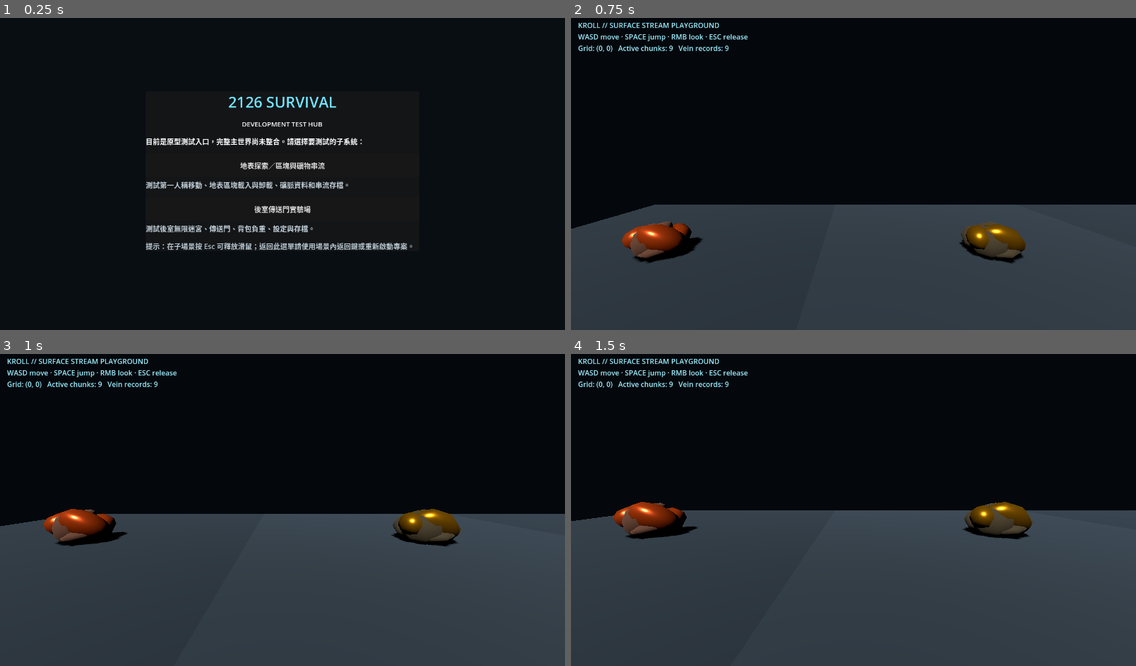
Above: before the commit, frames 1-4 (two rows, left to right).
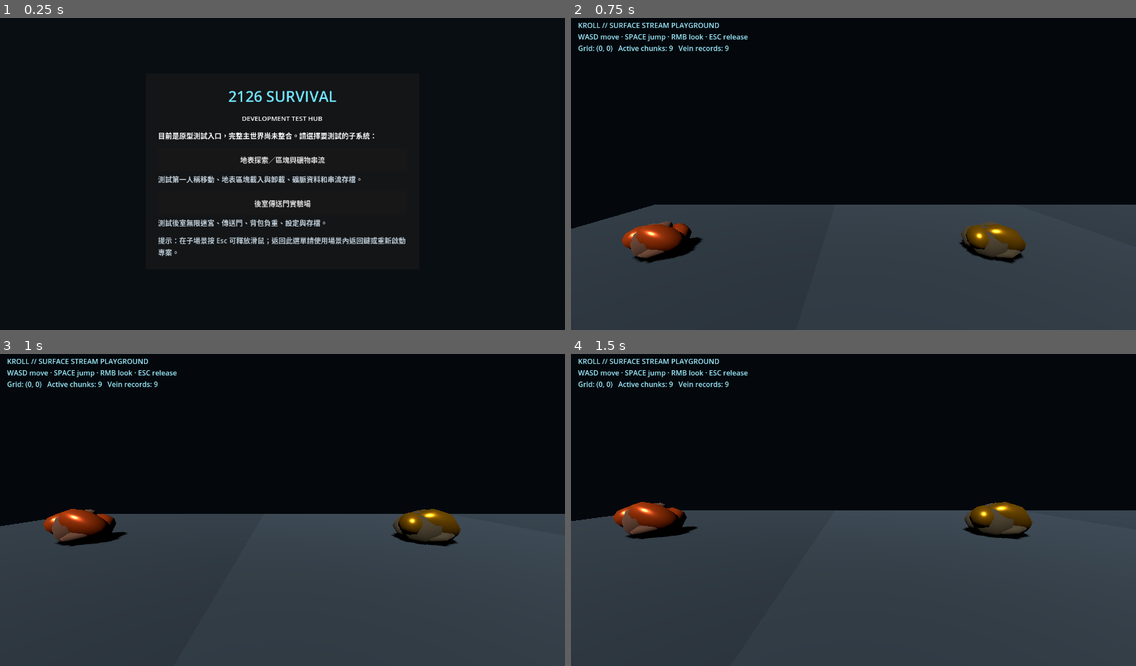
Above: after the commit, the same moments.

Repository: qaqp980520-prog/2126-Survival
Game: Godot game, scene res://prototypes/SurvivalTestHub.tscn
Same seed, same stepped clock (60 frames per second), same inputs: the game is played once before the commit and once after it.
Inputs (mouse positions are in pixels of both pictures, inside the frame that each line leads up to):
- Up to frame 1 (0.25 s): no input
- Up to frame 2 (0.75 s): click "地表探索／區塊與礦物串流" at 0.5 s
- Up to frame 3 (1 s): no input
- Up to frame 4 (1.5 s): tap Enter at 1.25 s; move the mouse to (977, 491) at 1.27 s; hold Right from 1.28 s (still down); tap Z at 1.35 s; click (977, 491) at 1.42 s

The runs differ from the first frame. In frame 1, 5.8% of the frame differs, in the area x 25-73%, y 23-77%; in frame 2, nothing differs; in frame 3, nothing differs; in frame 4, nothing differs.

Commit message:
Improve spacing in survival test hub

Diff:
--- a/prototypes/SurvivalTestHub.gd
+++ b/prototypes/SurvivalTestHub.gd
@@ -22,13 +22,16 @@
 	panel.custom_minimum_size = Vector2(620.0, 0.0)
 	center.add_child(panel)
 
+	var margin := MarginContainer.new()
+	margin.add_theme_constant_override("margin_left", 28)
+	margin.add_theme_constant_override("margin_right", 28)
+	margin.add_theme_constant_override("margin_top", 28)
+	margin.add_theme_constant_override("margin_bottom", 28)
+	panel.add_child(margin)
+
 	var column := VBoxContainer.new()
 	column.add_theme_constant_override("separation", 16)
-	column.add_theme_constant_override("margin_left", 28)
-	column.add_theme_constant_override("margin_right", 28)
-	column.add_theme_constant_override("margin_top", 28)
-	column.add_theme_constant_override("margin_bottom", 28)
-	panel.add_child(column)
+	margin.add_child(column)
 
 	var title := Label.new()
 	title.text = "2126 SURVIVAL"
